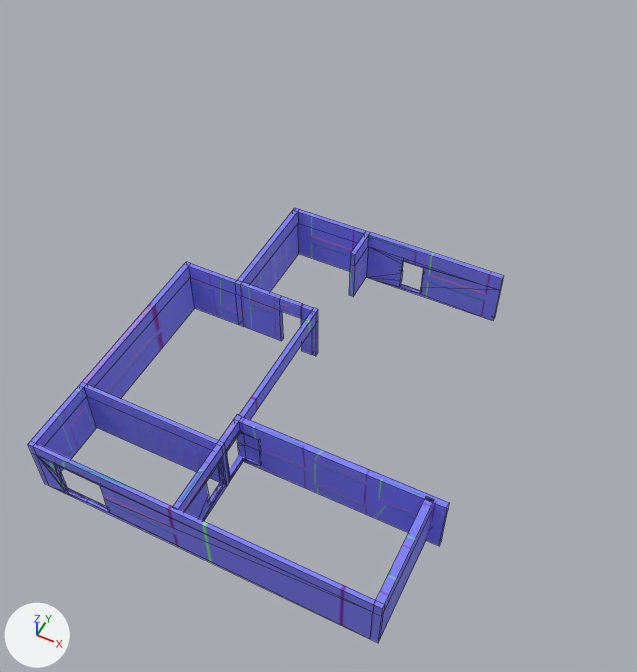
A saved change to the Blender file sciany.blend.
The view is the same before and after, from a 50 mm lens placed at (10.5, -25.8, 51.3), pointed at (-11.0, 17.4, -2.6). The lights are fixed; the arrows at lower left show +X, +Y and +Z. Mesh edges are drawn as thin lines. The same objects are shown in both versions, whatever each file hides.
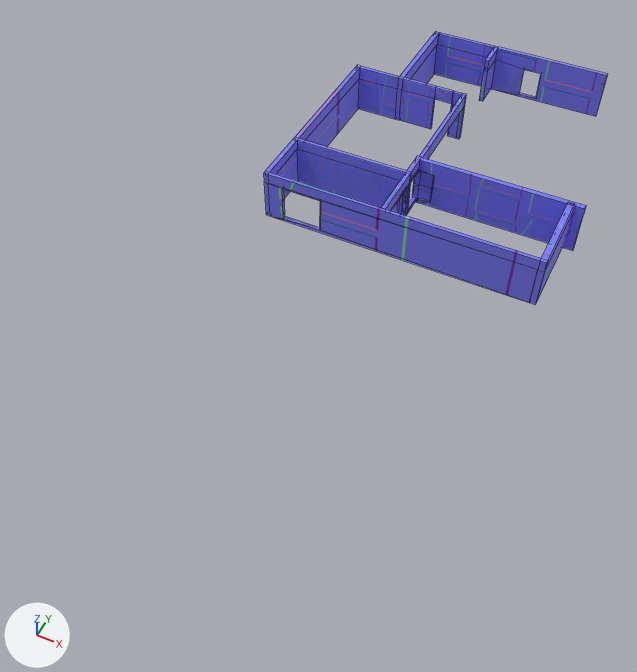
Commit message: sciany blender

Where the change shows, as pixel boxes (x1, y1, x2, y2) in the pictures (637 x 672 px):
'Box2', reshaped, moved (28% narrower, 37% shorter)
    before: (28, 208, 504, 643)
    after: (264, 31, 608, 305)
part 1 of me_box_4a4c1875, cut back
    before: (366, 235, 502, 321)
    after: (491, 49, 607, 117)
part 2 of me_box_4a4c1875, cut back
    before: (37, 455, 373, 639)
    after: (268, 183, 537, 302)

The edits, one by one:
me_box_4a4c1875 is used by ob_box2; location (-15.4, 0.9, 0.2); rotation (0.0, 0.0, 3.142), in degrees (0, 0, 180).
me_box_4a4c1875 had 305 vertices, 405 faces and spanned x -20.4..5.3, y -22.4..5.9, z -0.6..4.2.
me_box_4a4c1875 now has 286 vertices, 345 faces and spans x -20.4..5.3, y -22.4..5.9, z -0.6..4.2.
Part 1, on me_box_4a4c1875:
8 vertices are removed from x -10.8..-8.9, y -22.4..-22.1, z 0.2..2.7.
32 faces are deleted.
8 new faces join them, mat_fbx_default_material (picture img_plane_material_001_normal_png).
Part 2, on me_box_4a4c1875:
11 vertices are removed from x -5.8..3.6, y 1.7..5.9, z -0.1..3.2.
43 faces are deleted.
7 new faces join them, mat_fbx_default_material (picture img_plane_material_001_normal_png).
Object 'Box2' (ob_box2) moves from (-15.4, 0.9, 0.2) to (-15.4, 32.2, 0.2).
